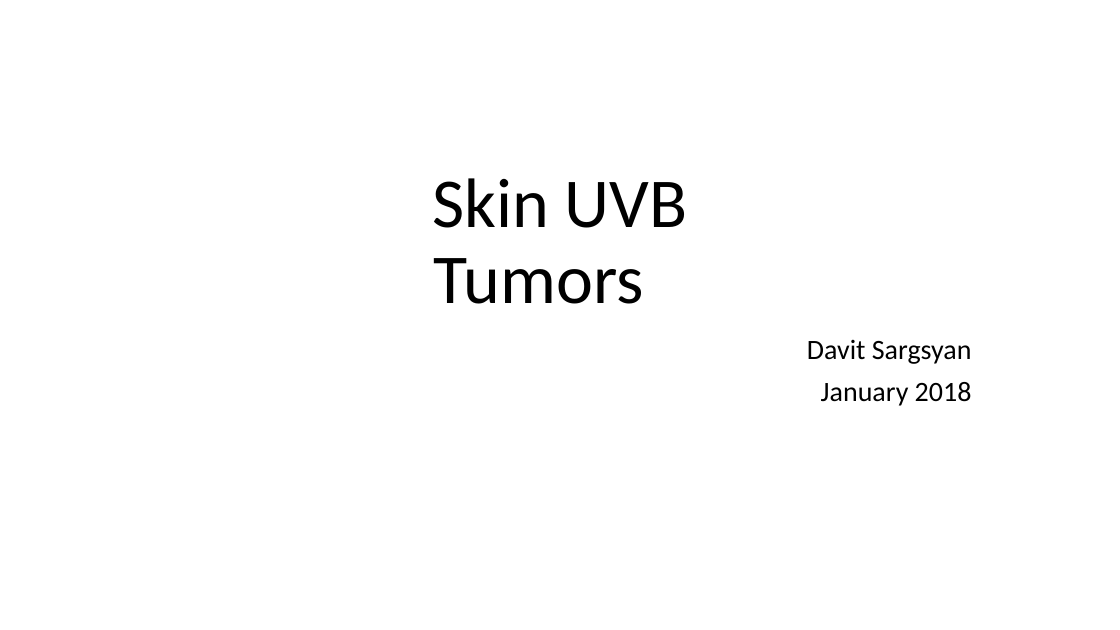
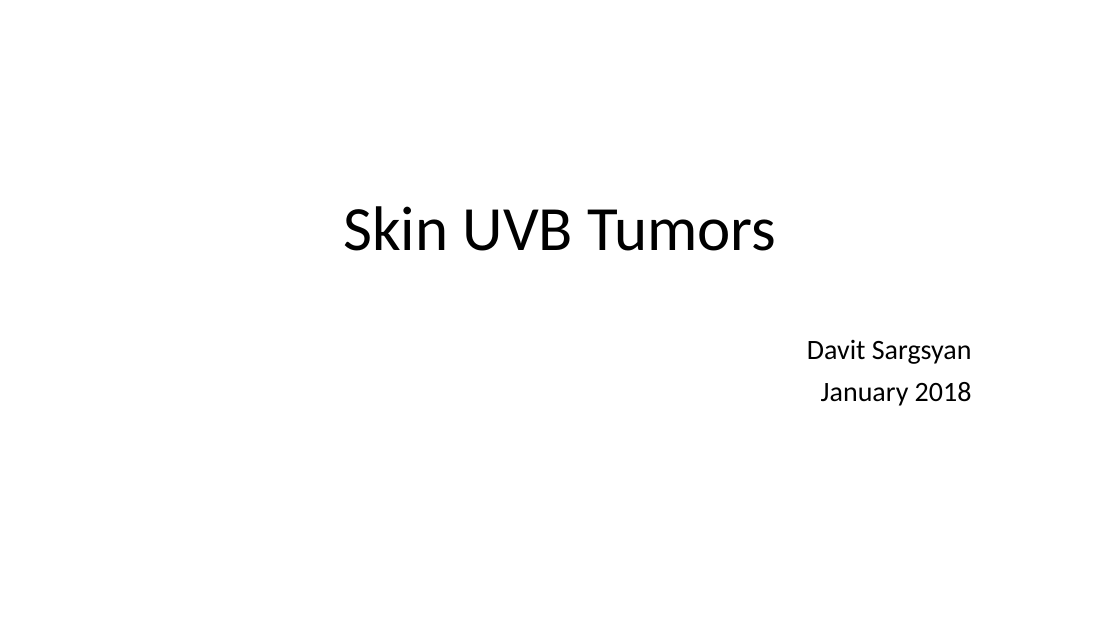
Before and after one commit to KongLabRUSP/skin.uvb, a slide deck: slide 1 of docs/skin_uvb_tumors_v1.pptx. Drawn at 1120x630 pixels with LibreOffice and Linux fonts; fonts in the diff are those of the drawing. Boxes give left, top, right and bottom in pixels: in the first picture for what was removed or moved away, otherwise in the second. Text is boxed around its words. In the diff, an @@ line names an element or a change of style, - is before the commit and + after.

```diff
--- a/docs/skin_uvb_tumors_v1.pptx
+++ b/docs/skin_uvb_tumors_v1.pptx
@@ title "Skin UVB Tumors": place and size @@
-title "Skin UVB Tumors" at [432, 178, 688, 304]
+title "Skin UVB Tumors" at [343, 206, 776, 251]
@@ title "Skin UVB Tumors" at [343, 206, 776, 251]: size 60 to 54 pt @@
```
Also in this commit, not shown: 2 other slides changed, 5 slides added, 4 other files.
